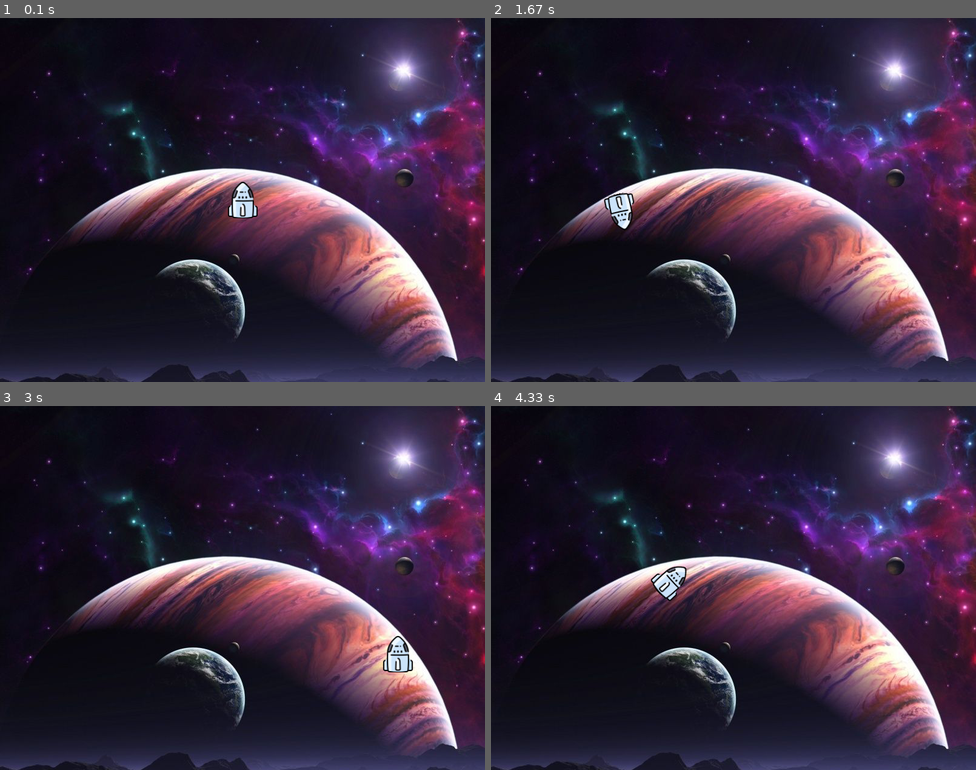
Above: before the commit, frames 1-4 (two rows, left to right).
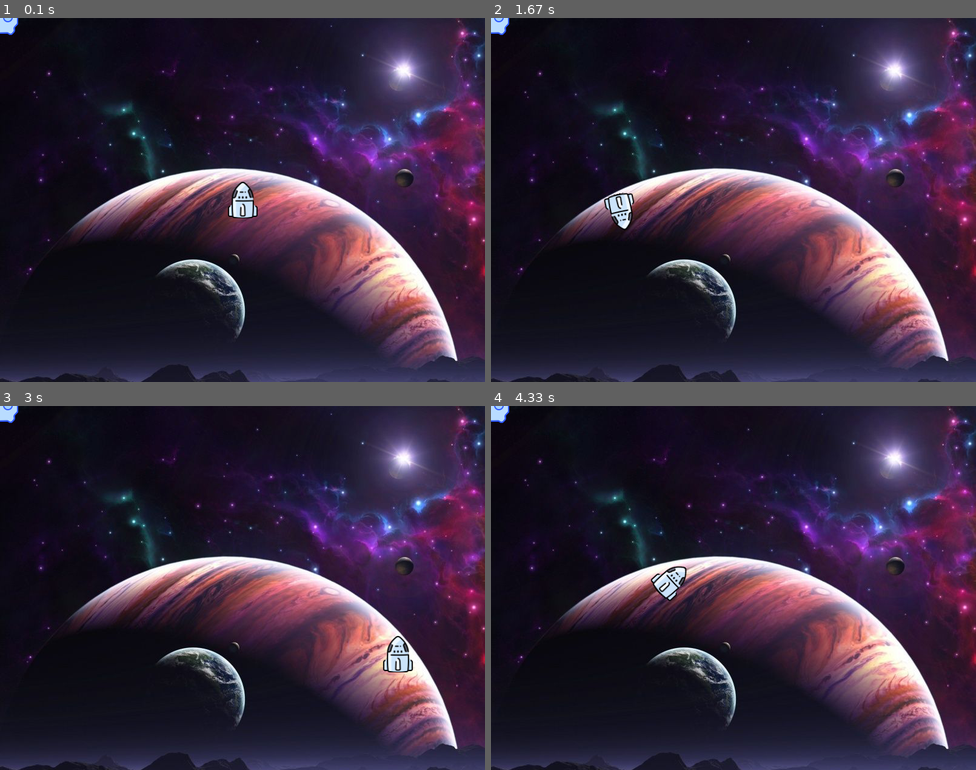
Above: after the commit, the same moments.

Repository: AThooker/PygameRepo
Game: pygame game, started from space_rocks/__main__.py
Same seed, same stepped clock (60 frames per second), same inputs: the game is played once before the commit and once after it.
Inputs:
- Up to frame 1 (0.1 s): no input
- Up to frame 2 (1.67 s): hold Right 0.33-0.8 s; hold Up 0.83-1.13 s; hold Right 1.17-1.63 s
- Up to frame 3 (3 s): hold Left 1.67-2.2 s; hold Left 2.23-2.63 s; hold Up from 2.67 s (still down)
- Up to frame 4 (4.33 s): release Up at 3.03 s; hold Right 3.07-3.7 s; hold Left 3.73-4.2 s; hold Right from 4.23 s (still down)

The runs differ from the first frame. In frame 1, 0.2% of the frame differs, in the area x 0-4%, y 0-5%; in frame 2, 0.2%; in frame 3, 0.2%; in frame 4, 0.2%.

Commit message:
adding_meteors_onto_randomizing_position

Diff:
--- a/space_rocks/game.py
+++ b/space_rocks/game.py
@@ -1,6 +1,6 @@
 import pygame
 
-from models import Spaceship
+from models import Spaceship, Meteor
 from utils import load_sprite
 
 class SpaceRocks:
@@ -10,6 +10,7 @@
         self.screen = pygame.display.set_mode((800,600))
         self.background = load_sprite("space2", False)
         self.clock = pygame.time.Clock()
+        self.meteor = [Meteor((0,0)) for _ in range(6)]
         self.spaceship = Spaceship((400,300))
 
     def main_loop(self):
@@ -40,10 +41,17 @@
             self.spaceship.accelerate()
 
     def _process_game_logic(self):
-        self.spaceship.move(self.screen)
+        for game_object in self._get_game_objects():
+            game_object.move(self.screen)
 
     def _draw(self):
         self.screen.blit(self.background,(0,0))
-        self.spaceship.draw(self.screen)
+
+        for game_object in self._get_game_objects():
+            game_object.draw(self.screen)
+
         pygame.display.flip()
         self.clock.tick(60)
+
+    def _get_game_objects(self):
+        return [*self.meteor, self.spaceship]
--- a/space_rocks/models.py
+++ b/space_rocks/models.py
@@ -47,3 +47,7 @@
 
     def accelerate(self):
         self.velocity += self.direction * self.ACCELERATION
+
+class Meteor(GameObject):
+    def __init__(self, position):
+        super().__init__(position, load_sprite("meteor"), (0,0))
